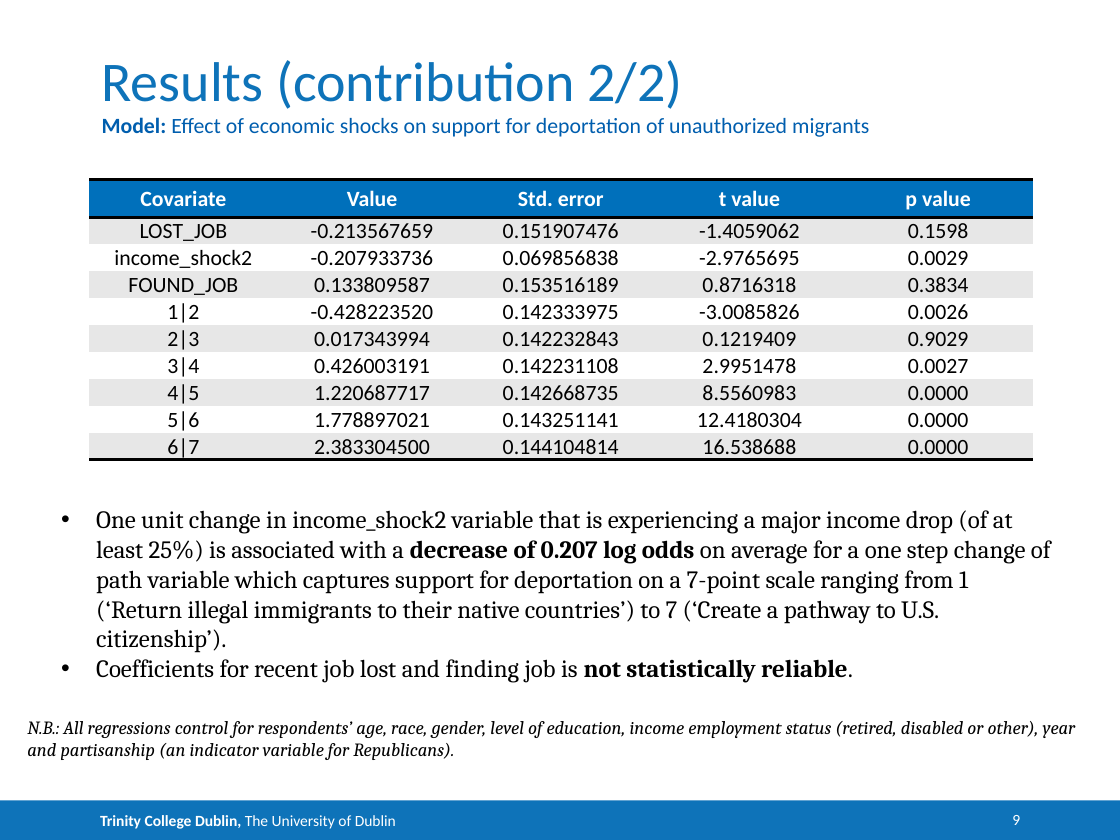
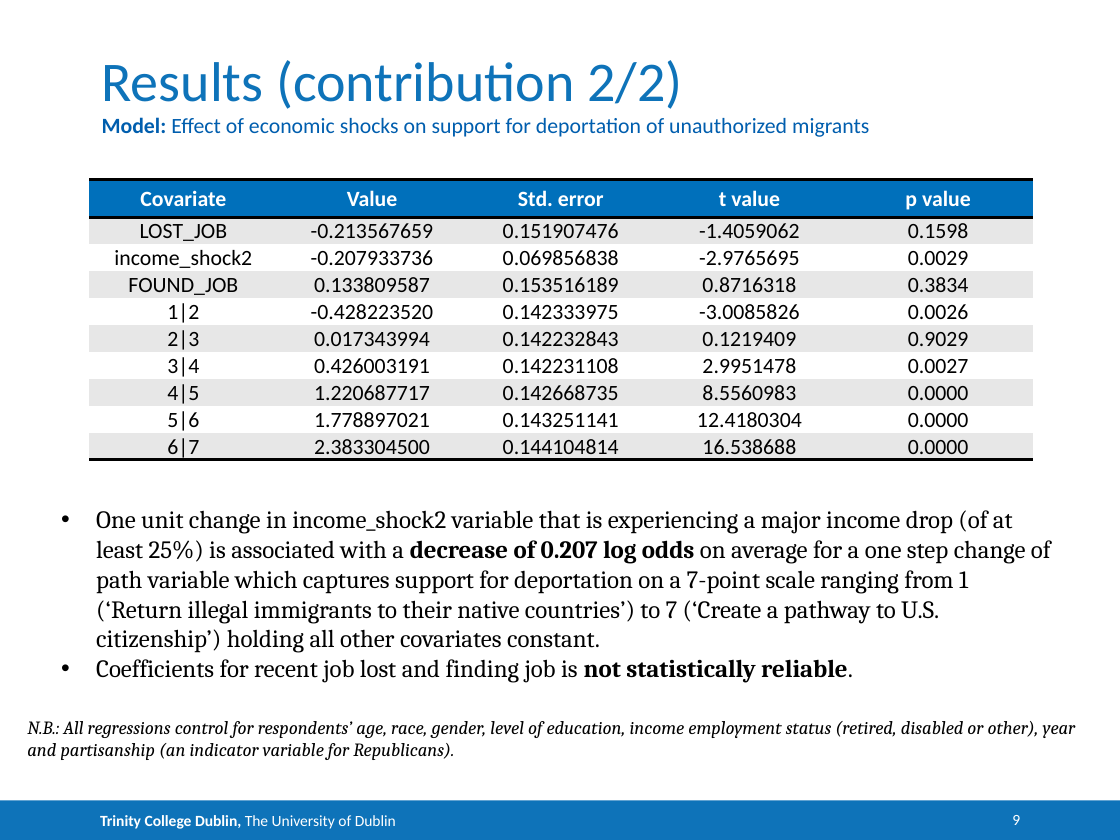
Before and after one commit to ShekharKedia/StatsII_Spring2024, a slide deck: slide 9 of replication/my_replication/Class presentation/Class presentation_Shekhar Kedia.pptx. Drawn at 1120x840 pixels with LibreOffice and Linux fonts; fonts in the diff are those of the drawing. Boxes give left, top, right and bottom in pixels: in the first picture for what was removed or moved away, otherwise in the second. Text is boxed around its words. In the diff, an @@ line names an element or a change of style, - is before the commit and + after.

```diff
--- a/replication/my_replication/Class presentation/Class presentation_Shekhar Kedia.pptx
+++ b/replication/my_replication/Class presentation/Class presentation_Shekhar Kedia.pptx
@@ text at <box>96,510,1051,653</box>: text changed @@
-• One unit change in income_shock2 variable that is experiencing a major income drop (of at least 25%) is associated with a decrease of 0.207 log odds on average for a one step change of path variable which captures support for deportation on a 7-point scale ranging from 1 (‘Return illegal immigrants to their native countries’) to 7 (‘Create a pathway to U.S. citizenship’).
+• One unit change in income_shock2 variable that is experiencing a major income drop (of at least 25%) is associated with a decrease of 0.207 log odds on average for a one step change of path variable which captures support for deportation on a 7-point scale ranging from 1 (‘Return illegal immigrants to their native countries’) to 7 (‘Create a pathway to U.S. citizenship’) holding all other covariates constant.
```
Also in this commit, not shown: 1 other slide changed, 3 other files.
